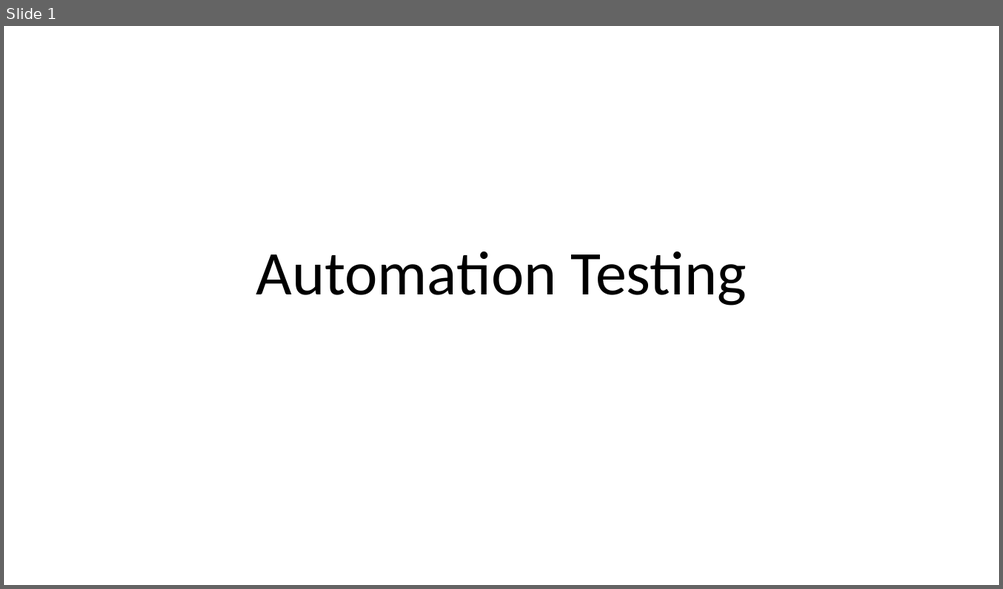
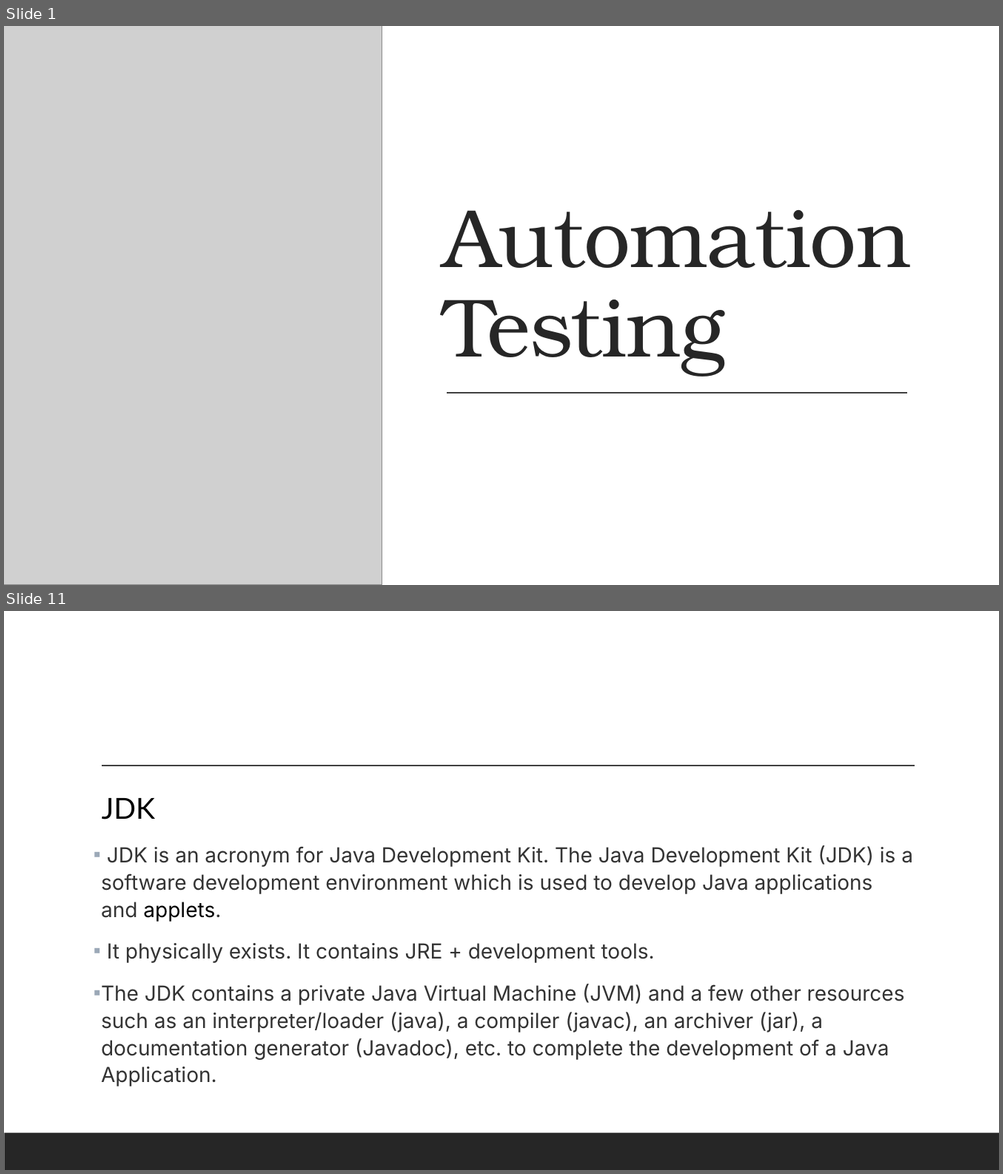
Before and after one commit to aiswaryas97/softwareTestingPresentation, a slide deck: AutomationTesting/AutomationTesting.pptx. Shown one above the other, each under a label of ours: slide 1 before the commit, slides 1 and 11 after it; the slides between them are not shown. The pictures are 1003x589 and 1003x1174 pixels, drawn with LibreOffice and Linux fonts; fonts in the diff are those of the drawing; grey boxes stand for pictures. Boxes give left, top, right and bottom in pixels: in the first picture for what was removed or moved away, otherwise in the second. Text is boxed around its words. In the diff, an @@ line names an element or a change of style, - is before the commit and + after.

```diff
--- a/AutomationTesting/AutomationTesting.pptx
+++ b/AutomationTesting/AutomationTesting.pptx
@@ slide 11 added at box(4, 611, 999, 1170), background #FFFFFF; not listed: 1 template element that a slide beside it also shows @@
@@ line added from (102, 766) to (915, 766), #404040 1 pt @@
@@ text added at box(101, 798, 913, 1087), 20 pt, text #333333 @@
+  JDK
+▪ JDK is an acronym for Java Development Kit. The Java Development Kit (JDK) is a software development environment which is used to develop Java applications and applets.
+▪ It physically exists. It contains JRE + development tools.
+▪ The JDK contains a private Java Virtual Machine (JVM) and a few other resources such as an interpreter/loader (java), a compiler (javac), an archiver (jar), a documentation generator (Javadoc), etc. to complete the development of a Java Application.
@@ slide 1 changed as well @@
@@ rectangle added at box(4, 26, 999, 585), fill #FFFFFF @@
@@ picture added at box(4, 26, 382, 585) @@
@@ title "Automation Testing": place and size @@
-title "Automation Testing" at box(256, 252, 747, 306)
+title "Automation Testing" at box(443, 210, 910, 376)
@@ title "Automation Testing" at box(443, 210, 910, 376): size 60 to 80 pt, font Calibri to TeX Gyre Bonum, text colour #000000 to #262626, letter spacing 0 to -0.5 pt; alignment centre to left @@
@@ line added from (447, 393) to (907, 393), #404040 1 pt @@
@@ rectangle added at box(4, 548, 999, 585), fill #262626 @@
```
Also in this commit, not shown: 9 other slides added, 2 slides removed.
